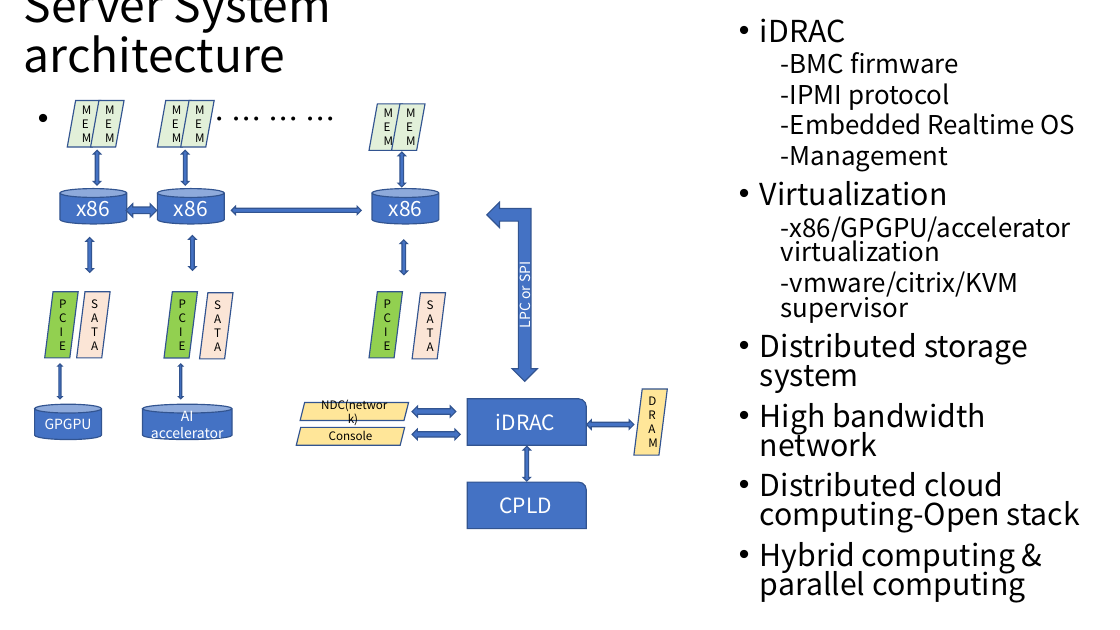
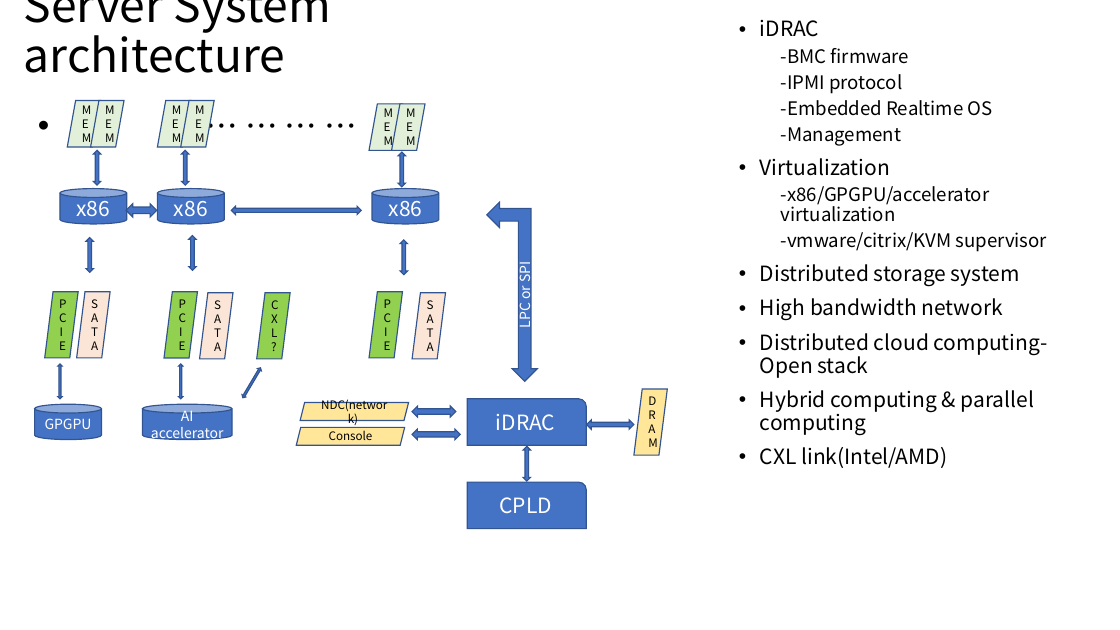
Before and after one commit to louishu302/cixtool, a slide deck: slide 2 of Future Computing.pptx. Drawn at 1120x630 pixels with LibreOffice and Linux fonts; fonts in the diff are those of the drawing. Boxes give left, top, right and bottom in pixels: in the first picture for what was removed or moved away, otherwise in the second. Text is boxed around its words. In the diff, an @@ line names an element or a change of style, - is before the commit and + after.

```diff
--- a/Future Computing.pptx
+++ b/Future Computing.pptx
@@ text at bbox=[760, 20, 1048, 435]: size 25.9 to 18 pt in "iDRAC", "Virtualization", "Distributed storage system", "High bandwidth network" and 2 more places; size 22.2 to 16 pt in "-BMC firmware", "-IPMI protocol", "-Embedded Realtime OS", "-Management" and 2 more places; line spacing 0.8 to 0.9 @@
@@ text "… … … …" at bbox=[29, 55, 697, 576]: size 25.9 to 28 pt; line spacing 0.8 to 0.9 @@
@@ parallelogram added at bbox=[257, 293, 291, 360], fill #92D050, outline #325491 1 pt, 10 pt, text #000000 @@
+CXL?
@@ up down arrow added at bbox=[241, 367, 262, 399], fill #4472C4, outline #325491 1 pt @@
@@ text at bbox=[760, 447, 947, 468]: paragraph added @@
+• CXL link(Intel/AMD)
```
Also in this commit, not shown: 2 other slides changed.
